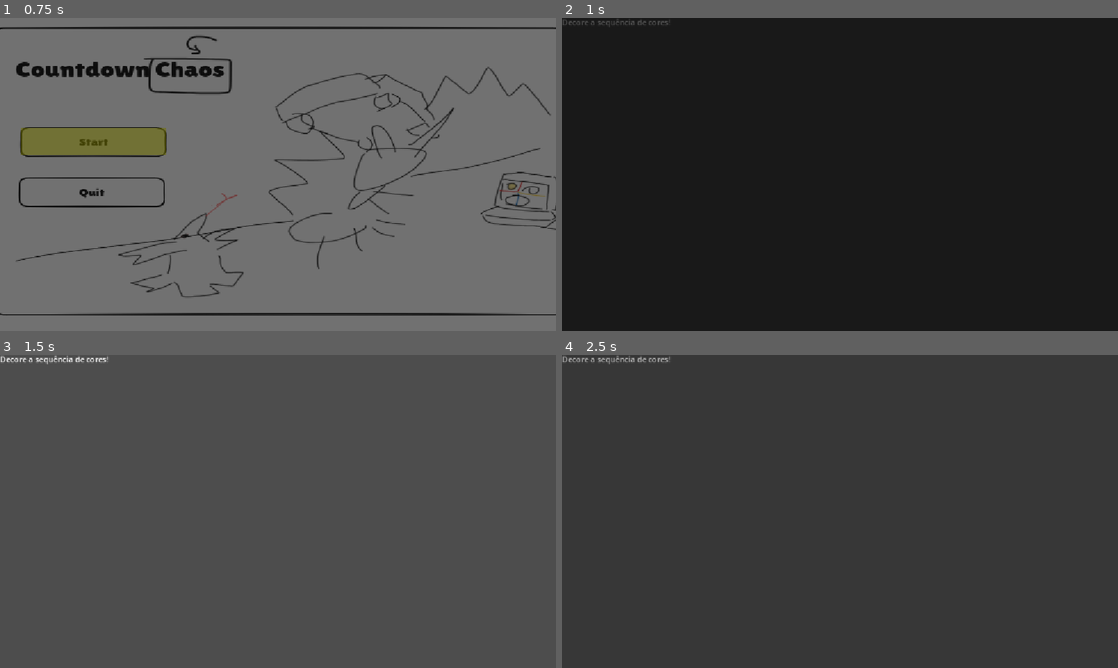
Above: before the commit, frames 1-4 (two rows, left to right).
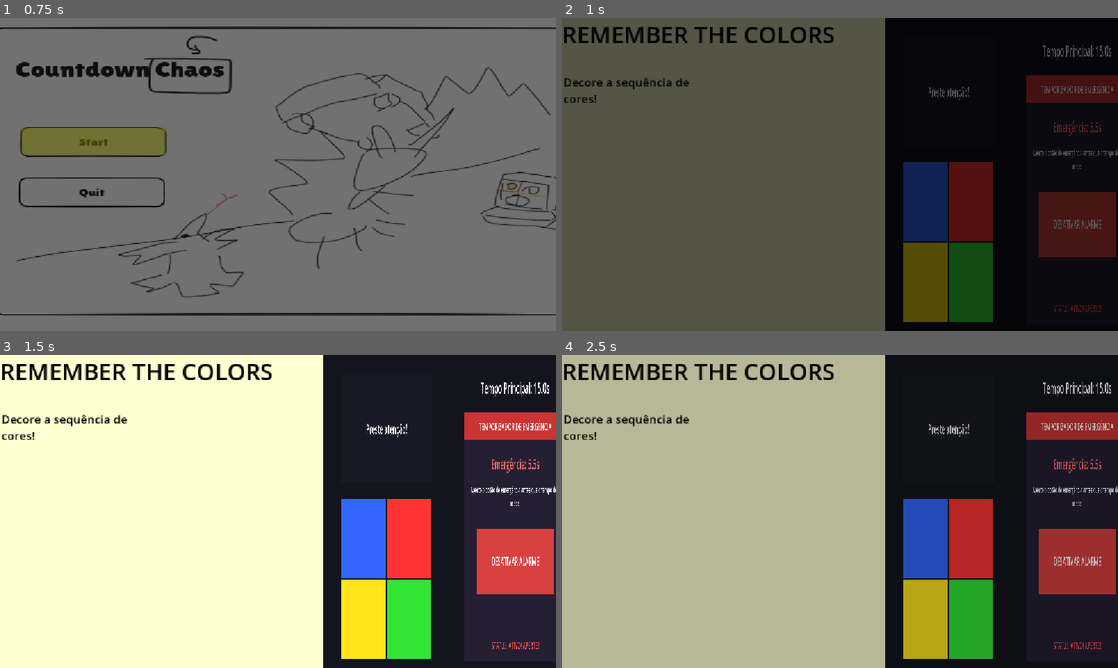
Above: after the commit, the same moments.

Repository: andre-felipe-wonsik-alves/gmtk-jam-26
Game: Godot game, scene res://Scenes/main_menu.tscn
The game is run twice, just before and just after one commit, with the same random seed, the same clock (stepped at 60 frames per second) and the same inputs.
Inputs (mouse positions are in pixels of both pictures, inside the frame that each line leads up to):
- Up to frame 1 (0.75 s): click (88, 140) at 0.5 s
- Up to frame 2 (1 s): no input
- Up to frame 3 (1.5 s): move the mouse to (400, 495) at 1.27 s; click (400, 495) at 1.42 s
- Up to frame 4 (2.5 s): tap Enter at 2 s; drag from (728, 527) to (812, 574) at 2.02 s

Frame 1 is identical in both runs. In frame 2, 70% of the frame differs, in the area x 0-100%, y 0-100%; in frame 3, 100%; in frame 4, 100%.

Commit message:
feat: bare bones dynamic instruction screen

Diff:
--- a/Scenes/Minigames/ant.tscn
+++ b/Scenes/Minigames/ant.tscn
@@ -1,17 +1,17 @@
 [gd_scene format=3 uid="uid://coa4jk3w0pso7"]
 
-[ext_resource type="Script" uid="uid://4kji0xrb872o" path="res://Scripts/Levels/ant.gd" id="1_13djf"]
-[ext_resource type="PackedScene" uid="uid://bb7ogwr5tr7p2" path="res://Scenes/Npc/ant.tscn" id="2_h0nov"]
-[ext_resource type="Texture2D" uid="uid://el5etotj35b8" path="res://Assets/Levels/Ant/ant_surface.jpg" id="3_0qjec"]
-[ext_resource type="PackedScene" uid="uid://coydmjh6uvmjl" path="res://Scenes/Particles/exploding_particles.tscn" id="3_3l2sg"]
-[ext_resource type="Texture2D" uid="uid://b8xcy583yfp16" path="res://Assets/Levels/Ant/leaf_ant_1.png" id="4_t7bdh"]
-[ext_resource type="Texture2D" uid="uid://cym6ccp5dtqiv" path="res://Assets/Levels/Ant/leaf_ant_2.png" id="5_ur2nf"]
-[ext_resource type="PackedScene" uid="uid://dh38ajtlp75jh" path="res://Scenes/UI/timerCountdown.tscn" id="6_0qjec"]
-[ext_resource type="Shader" uid="uid://b7g066boam7u0" path="res://Scripts/Shaders/LeafSway.gdshader" id="7_3trrv"]
-[ext_resource type="PackedScene" uid="uid://dw7nuint0go5y" path="res://Scenes/player.tscn" id="7_player"]
-[ext_resource type="Script" uid="uid://bdqsdxu1hqmfg" path="res://Scripts/Components/SpawnComponent.gd" id="8_spawn"]
-[ext_resource type="AudioStream" uid="uid://btfv71er525f" path="res://Assets/Sounds/Music/formigas.mp3" id="9_ikxix"]
-[ext_resource type="Shader" uid="uid://cpkva7vta32o" path="res://Scripts/Shaders/AmbientShadows.gdshader" id="11_oin5b"]
+[ext_resource type="Script" uid="uid://4kji0xrb872o" path="res://Scripts/Levels/ant.gd" id="1_rscn2"]
+[ext_resource type="PackedScene" uid="uid://dw7nuint0go5y" path="res://Scenes/player.tscn" id="2_j0c28"]
+[ext_resource type="PackedScene" uid="uid://coydmjh6uvmjl" path="res://Scenes/Particles/exploding_particles.tscn" id="3_ibya6"]
+[ext_resource type="Script" uid="uid://bdqsdxu1hqmfg" path="res://Scripts/Components/SpawnComponent.gd" id="4_kkrb4"]
+[ext_resource type="PackedScene" uid="uid://bb7ogwr5tr7p2" path="res://Scenes/Npc/ant.tscn" id="5_5vlyh"]
+[ext_resource type="PackedScene" uid="uid://dh38ajtlp75jh" path="res://Scenes/UI/timerCountdown.tscn" id="6_naqkk"]
+[ext_resource type="Texture2D" uid="uid://el5etotj35b8" path="res://Assets/Levels/Ant/ant_surface.jpg" id="7_s72v0"]
+[ext_resource type="Shader" uid="uid://b7g066boam7u0" path="res://Scripts/Shaders/LeafSway.gdshader" id="8_msd2v"]
+[ext_resource type="Texture2D" uid="uid://b8xcy583yfp16" path="res://Assets/Levels/Ant/leaf_ant_1.png" id="9_a72sj"]
+[ext_resource type="Texture2D" uid="uid://cym6ccp5dtqiv" path="res://Assets/Levels/Ant/leaf_ant_2.png" id="10_ypw12"]
+[ext_resource type="AudioStream" uid="uid://btfv71er525f" path="res://Assets/Sounds/Music/formigas.mp3" id="11_ob15v"]
+[ext_resource type="Shader" uid="uid://cpkva7vta32o" path="res://Scripts/Shaders/AmbientShadows.gdshader" id="12_atxch"]
 
 [sub_resource type="CircleShape2D" id="CircleShape2D_86cna"]
 radius = 5.919108
--- a/Scenes/Screens/game_over_screen.tscn
+++ b/Scenes/Screens/game_over_screen.tscn
@@ -22,7 +22,7 @@
 offset_top = 385.0
 offset_right = 772.0
 offset_bottom = 441.0
-text = "TENTAR NOVAMENTE"
+text = "TRY AGAIN"
 
 [node name="MenuButton" type="Button" parent="." unique_id=838267370]
 layout_mode = 0
@@ -30,7 +30,7 @@
 offset_top = 484.0
 offset_right = 772.0
 offset_bottom = 540.0
-text = "MENU PRINCIPAL"
+text = "BACK TO MENU"
 
 [node name="Label" type="Label" parent="." unique_id=868409539]
 layout_mode = 0
@@ -38,7 +38,7 @@
 offset_top = 152.0
 offset_right = 979.0
 offset_bottom = 299.0
-text = "VOCÊ PERDEU!!!"
+text = "GAME OVER"
 label_settings = SubResource("LabelSettings_wydum")
 horizontal_alignment = 1
 vertical_alignment = 1
--- a/Scenes/Screens/transition_screen.tscn
+++ b/Scenes/Screens/transition_screen.tscn
@@ -1,6 +1,7 @@
 [gd_scene format=3 uid="uid://cloig71bbxwbn"]
 
 [ext_resource type="Script" uid="uid://ce1e2ut4we48l" path="res://Scripts/Screens/TransitionScreen.gd" id="1_y408c"]
+[ext_resource type="Texture2D" uid="uid://c83bkv14gkxsc" path="res://Assets/Levels/Menu/ants.png" id="2_l63ls"]
 
 [node name="TransitionScreen" type="Control" unique_id=863703888]
 layout_mode = 3
@@ -8,12 +9,37 @@
 script = ExtResource("1_y408c")
 
 [node name="RichTextLabel" type="RichTextLabel" parent="." unique_id=474637796]
+top_level = true
 layout_mode = 0
-offset_top = -3.0
-offset_right = 267.0
-offset_bottom = 149.0
+offset_left = 3.0
+offset_top = 116.0
+offset_right = 270.0
+offset_bottom = 268.0
+theme_override_colors/default_color = Color(0, 0, 0, 1)
+theme_override_font_sizes/normal_font_size = 24
 bbcode_enabled = true
 
 [node name="Timer" type="Timer" parent="." unique_id=1130741475]
 wait_time = 1.5
 one_shot = true
+
+[node name="Label" type="Label" parent="." unique_id=295090572]
+top_level = true
+layout_mode = 0
+offset_right = 40.0
+offset_bottom = 23.0
+theme_override_font_sizes/font_size = 48
+
+[node name="ColorRect" type="ColorRect" parent="." unique_id=1390283638]
+layout_mode = 0
+offset_right = 1582.0
+offset_bottom = 947.0
+mouse_filter = 2
+color = Color(1, 1, 0.8235294, 1)
+
+[node name="Image" type="Sprite2D" parent="." unique_id=1555352032]
+top_level = true
+clip_children = 2
+position = Vector2(940.49994, 359)
+scale = Vector2(0.2828125, 0.67222226)
+texture = ExtResource("2_l63ls")
--- a/Scripts/GameManager.gd
+++ b/Scripts/GameManager.gd
@@ -6,6 +6,7 @@
 
 var number_levels := 2
 var current_level_index: int = 0
+var array_index = 0;
 var levels: Array
 
 # Lista com os caminhos das cenas dos minigames
@@ -17,7 +18,8 @@
 # Método para iniciar o minigame
 func start_game() -> void:
 	levels = generate_random_sequence(number_levels)
-	current_level_index = levels[0]
+	current_level_index = levels[array_index]
+	array_index += 1
 	load_current_minigame_instruction()
 
 # Carrega a tela de instrução antes de entrar na fase
@@ -34,7 +36,8 @@
 # Chamado quando o jogador passa de fase
 func pass_minigame() -> void:
 	minigame_passed.emit()
-	current_level_index += 1
+	current_level_index = levels[array_index]
+	array_index += 1
 	load_current_minigame_instruction()
 
 # Chamado quando o jogador erra/morre
--- a/Scripts/Levels/ant.gd
+++ b/Scripts/Levels/ant.gd
@@ -1,4 +1,5 @@
-class_name AntLevel extends Node2D
+class_name AntLevel
+extends MinigameBase
 
 @export_range(1.0, 60.0, 0.5) var level_duration_seconds := 15.0
 
@@ -85,4 +86,4 @@
 		spawn_component.stop_spawning()
 	GameSession.save_level_result("Ant invasion", captured_ants, spawned_ants)
 	print("Ant invasion finished — captured: %d | spawned: %d" % [captured_ants, spawned_ants])
-	get_tree().quit()
+	won.emit()
--- a/Scripts/Screens/TransitionScreen.gd
+++ b/Scripts/Screens/TransitionScreen.gd
@@ -1,20 +1,38 @@
 extends Control
 
-@onready var label: RichTextLabel = $RichTextLabel
+@onready var title: Label = $Label
+@onready var hint: RichTextLabel = $RichTextLabel
+@onready var image: Sprite2D = $Image
 @onready var timer: Timer = $Timer
+
+# Títulos para cada minigame
+var names: Array[String] = [
+	"ANT HAVOC",
+	"REMEMBER THE COLORS",
+]
 
 # Instruções para cada minigame (pode ser mapeado pelo índice)
 var instructions: Array[String] = [
-	"[center]Clique nos objetos [color=red]VERMELHOS![/color][/center]",
+	"Catch all the ants!\nHint: Beware of the frogs and anteaters.",
 	"Decore a sequência de cores!",
+]
+
+# Imagens de cada
+var images: Array[String] = [
+	"res://Assets/Levels/Menu/ants.png",
+	"res://Assets/Levels/Menu/genius.png"
 ]
 
 func _ready() -> void:
 	var index = GameManager.current_level_index
 	if index < instructions.size():
-		label.text = instructions[index]
+		title.text = names[index]
+		title.add_theme_color_override("font_color", Color.BLACK)
+		hint.text = instructions[index]
+		hint.add_theme_color_override("font_color", Color.BLACK)
+		image.texture = load(images[index])
 	else:
-		label.text = "Prepare-se!"
+		hint.text = "Prepare-se!"
 
 	# Conectando o sinal de término do Timer via código
 	timer.timeout.connect(_on_timer_timeout)
Binary file added: Assets/Levels/Menu/ants.png
Not shown, added: Assets/Levels/Menu/ants.png.import
Binary file added: Assets/Levels/Menu/genius.png
Not shown, added: Assets/Levels/Menu/genius.png.import
Not shown: 11 places in Scenes/Minigames/ant.tscn that only renumber resources
